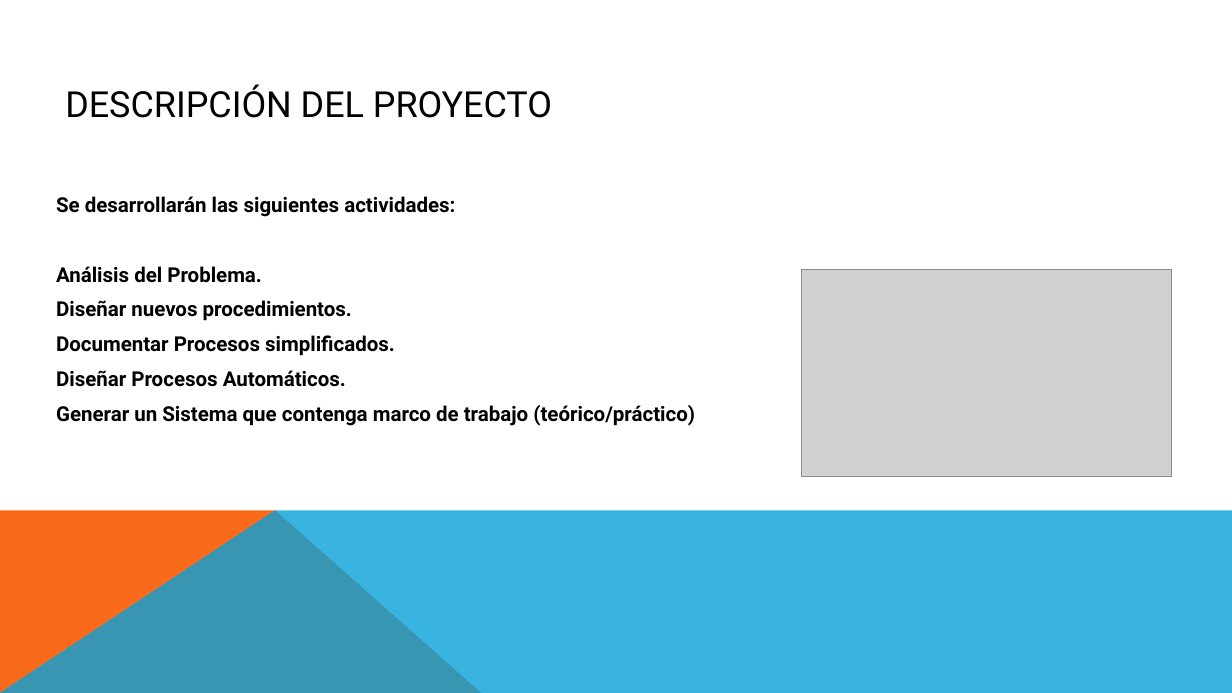
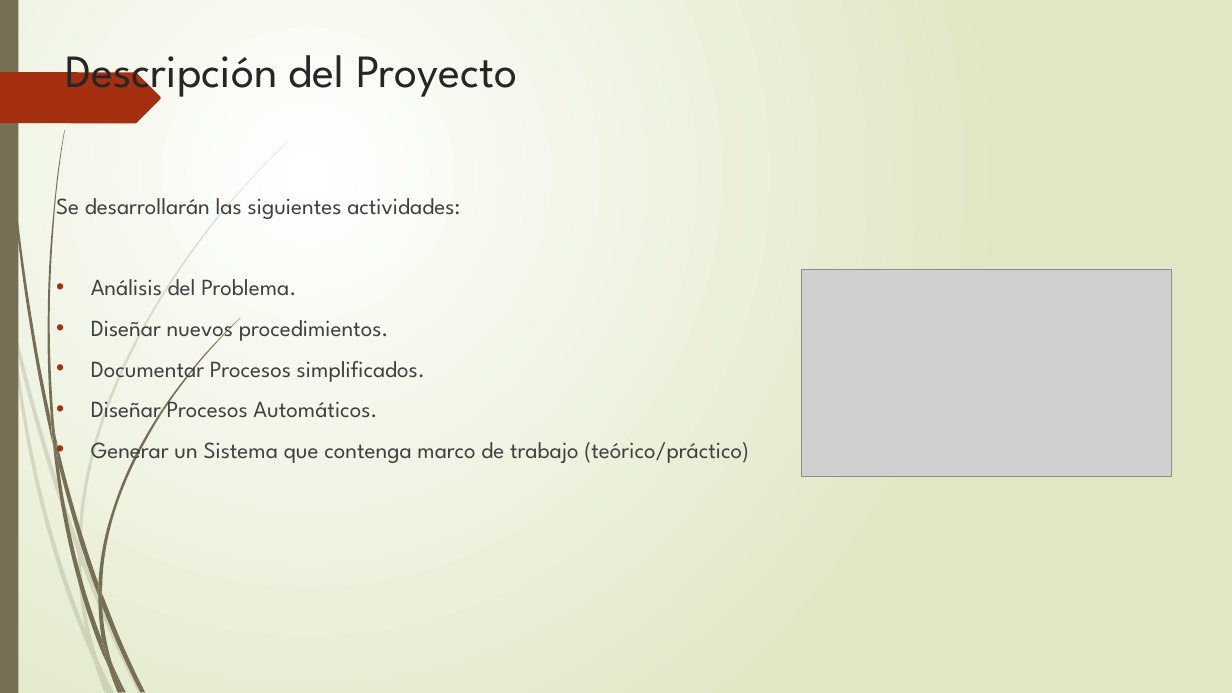
Before and after one commit to food-aid/Seminario, a slide deck: slide 7 of Food-Aid.pptx. Drawn at 1232x693 pixels with LibreOffice and Linux fonts; fonts in the diff are those of the drawing; grey boxes stand for pictures. Boxes give left, top, right and bottom in pixels: in the first picture for what was removed or moved away, otherwise in the second. Text is boxed around its words. In the diff, an @@ line names an element or a change of style, - is before the commit and + after.

```diff
--- a/Food-Aid.pptx
+++ b/Food-Aid.pptx
@@ background #FFFFFF to gradient #FFFFFF to #DFE8C4 @@
@@ rectangle added at bbox=[0, 0, 18, 693], fill #766F54 @@
@@ title "Descripción del Proyecto" at bbox=[65, 55, 517, 101]: vertical alignment middle to top @@
@@ title at bbox=[65, 55, 517, 101]: text changed; size 28 to 36 pt; font Roboto to League Spartan; text colour #000000 to #262626 @@
-DESCRIPCIÓN DEL PROYECTO
+Descripción del Proyecto
@@ freeform shape added at bbox=[0, 72, 161, 123], fill #A53010 @@
@@ text "Se desarrollarán las siguientes actividades:" at bbox=[56, 191, 749, 465]: size 16 to 18 pt, font Roboto to League Spartan, text colour #000000 to #404040, bold off; more space between paragraphs; bullet none to • @@
@@ freeform shape removed at bbox=[0, 510, 482, 693] @@
@@ freeform shape removed at bbox=[0, 510, 1232, 693] @@
@@ group added at bbox=[0, 141, 288, 693]: 10 freeform shapes @@
@@ group added at bbox=[3, 0, 240, 693]: 12 freeform shapes @@
```
Also in this commit, not shown: 11 other slides changed.
